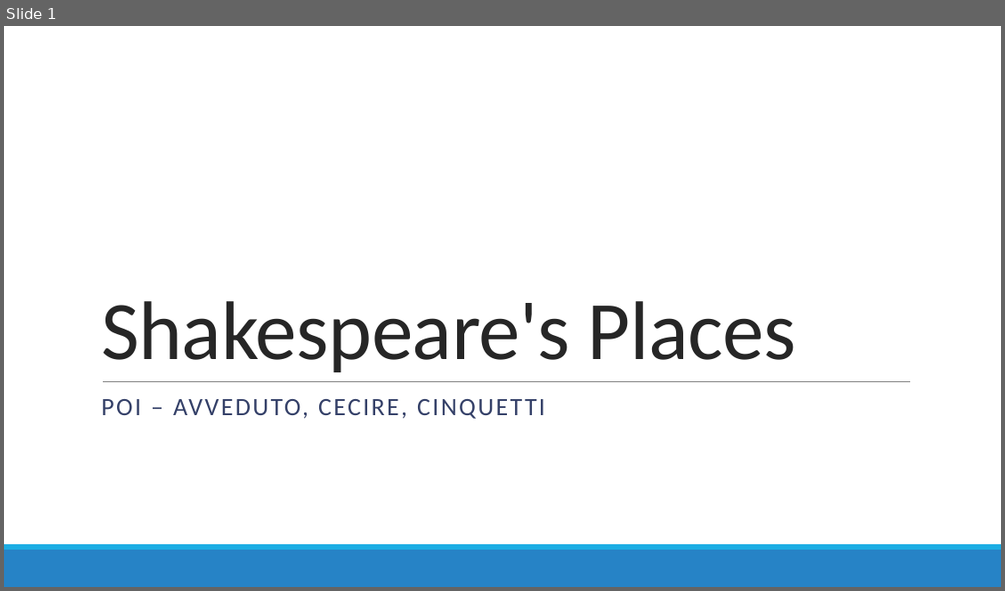
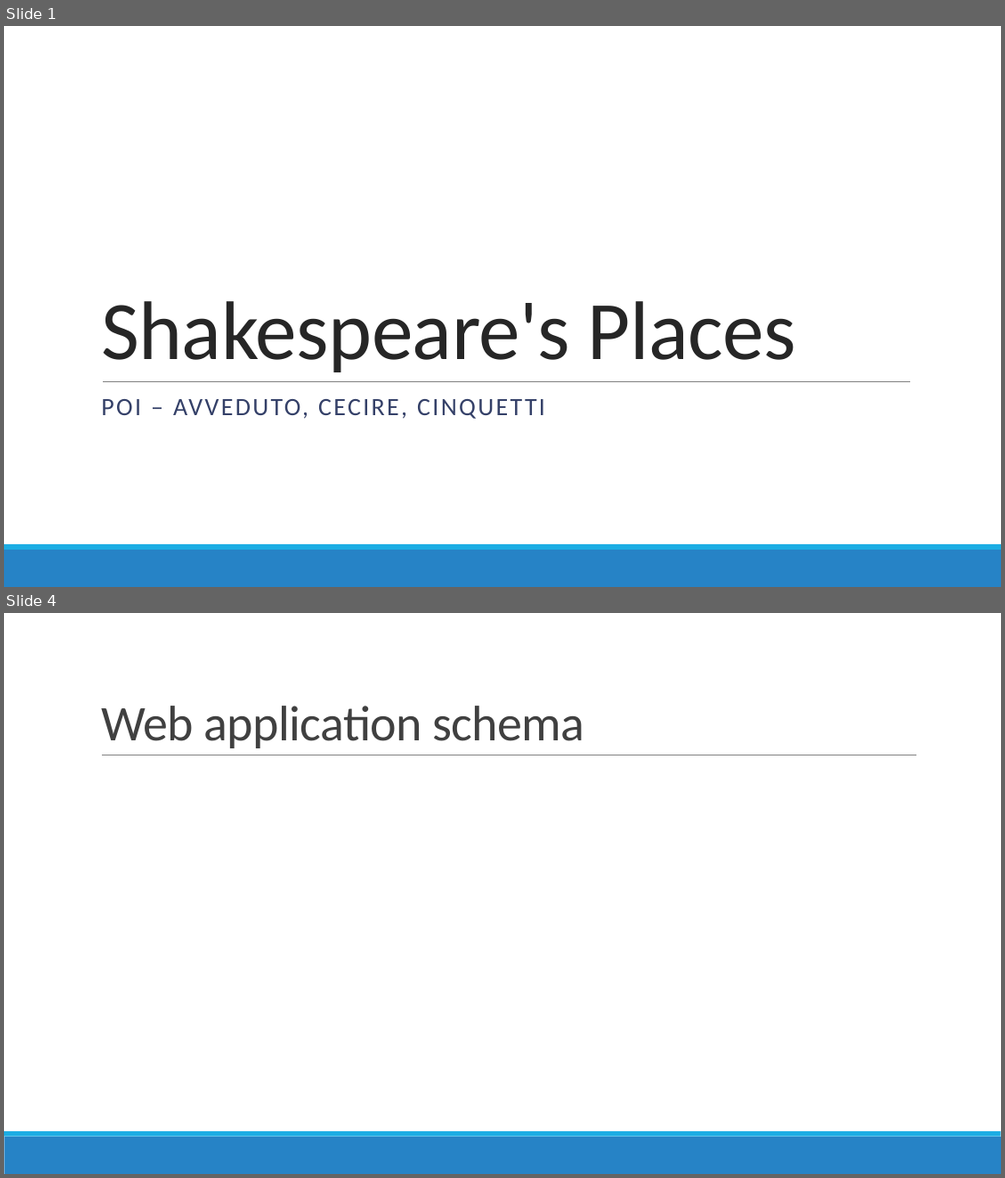
Before and after one commit to Fix-22/5C_AvvedutoCecireCinquetti_POI, a slide deck: docs/slides/Shakespeare's Places.pptx. Shown one above the other, each under a label of ours: slide 1 before the commit, slides 1 and 4 after it; the slides between them are not shown. The pictures are 1005x591 and 1005x1178 pixels, drawn with LibreOffice and Linux fonts; fonts in the diff are those of the drawing. Boxes give left, top, right and bottom in pixels: in the first picture for what was removed or moved away, otherwise in the second. Text is boxed around its words. In the diff, an @@ line names an element or a change of style, - is before the commit and + after.

```diff
--- a/docs/slides/Shakespeare's Places.pptx
+++ b/docs/slides/Shakespeare's Places.pptx
@@ slide 4 added at <box>4,613,1001,1174</box>, background #FFFFFF; not listed: 2 template elements that a slide beside it also shows @@
@@ title added at <box>101,706,584,748</box>, 48 pt, text #404040 @@
+Web application schema
@@ line added from (102, 755) to (917, 755), #808080 0.5 pt @@
```
Also in this commit, not shown: 5 other slides added, 1 other file.
